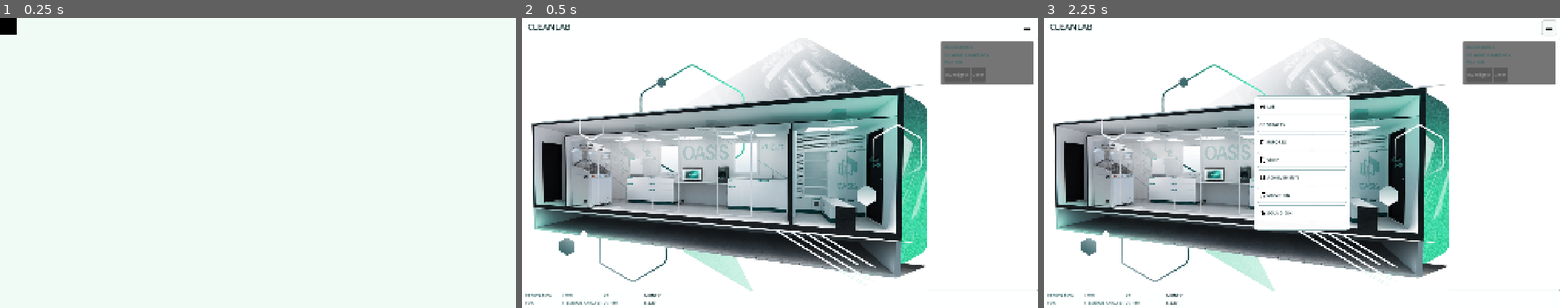
Above: before the commit, frames 1-3 (left to right).
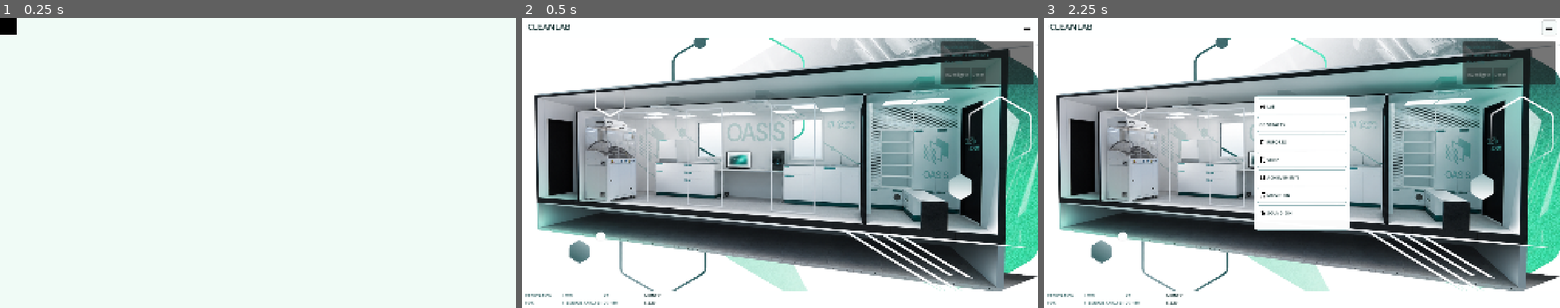
Above: after the commit, the same moments.

Repository: Santanyuszi/CleanLab
Game: Godot game, scene res://scenes/main/IntroSplash.tscn
The game is run twice, just before and just after one commit, with the same random seed, the same clock (stepped at 60 frames per second) and the same inputs. Video files are missing from this copy of the repository; at most half a second of black plays in their place. Sound files missing from this copy of the repository are replaced by a short silence.
Inputs (mouse positions are in pixels of both pictures, inside the frame that each line leads up to):
- Up to frame 1 (0.25 s): no input
- Up to frame 2 (0.5 s): no input
- Up to frame 3 (2.25 s): move the mouse to (1415, 148) at 0.52 s; press the mouse at (1415, 148) at 0.53 s; release the mouse at (1415, 148) at 1.25 s; tap Enter at 1.25 s; drag from (1198, 177) to (1358, 186) at 1.27 s; click (1549, 26) at 2 s

Frame 1 is identical in both runs. In frame 2, 57% of the frame differs, in the area x 1-100%, y 6-95%; in frame 3, 50%.

Commit message:
Fit lab art to viewport

Diff:
--- a/scripts/autoload/GameManager.gd
+++ b/scripts/autoload/GameManager.gd
@@ -764,7 +764,7 @@
 func resolve_next_escalation(success: bool) -> Dictionary:
 	if escalation_tickets.is_empty():
 		return {}
-	var ticket := escalation_tickets.pop_front()
+	var ticket: Dictionary = escalation_tickets.pop_front()
 	var severity := int(ticket.get("severity", 1))
 	if success:
 		var reward := int(ticket.get("reward", 0))
@@ -1136,7 +1136,7 @@
 	var file := FileAccess.open(SAVE_PATH, FileAccess.READ)
 	if file == null:
 		return false
-	var parsed := JSON.parse_string(file.get_as_text())
+	var parsed: Variant = JSON.parse_string(file.get_as_text())
 	if typeof(parsed) != TYPE_DICTIONARY:
 		return false
 	var data: Dictionary = parsed
--- a/scripts/laboratory/LaboratoryRoom.gd
+++ b/scripts/laboratory/LaboratoryRoom.gd
@@ -46,6 +46,7 @@
 }
 
 const TRUCK_BUTTON_PATH := "res://assets/ui/CleanLab_TruckButton.png"
+const LAB_ART_SIZE := Vector2(1508.0, 1043.0)
 const STATION_BUTTON_SCALE := Vector2(2.35, 2.35)
 const STATION_OVERLAY_IDLE := Color(1.0, 1.0, 1.0, 1.0)
 
@@ -72,6 +73,7 @@
 
 
 func _process(delta: float) -> void:
+	_fit_art_to_viewport()
 	_automation_tick += delta
 	_auto_contract_tick += delta
 	_auto_truck_tick += delta
@@ -84,6 +86,19 @@
 	if _auto_truck_tick >= 2.0:
 		_auto_truck_tick = 0.0
 		_try_auto_send_truck()
+
+
+func _fit_art_to_viewport() -> void:
+	var viewport_size := get_viewport_rect().size
+	if viewport_size.x <= 0.0 or viewport_size.y <= 0.0:
+		return
+	var fit_scale := maxf(viewport_size.x / LAB_ART_SIZE.x, viewport_size.y / LAB_ART_SIZE.y)
+	var target_scale := Vector2(fit_scale, fit_scale)
+	var target_position := ((viewport_size - LAB_ART_SIZE * fit_scale) * 0.5).floor()
+	if scale.distance_to(target_scale) > 0.001:
+		scale = target_scale
+	if position.distance_to(target_position) > 0.5:
+		position = target_position
 
 
 func spawn_contract(contract: Dictionary) -> void:
